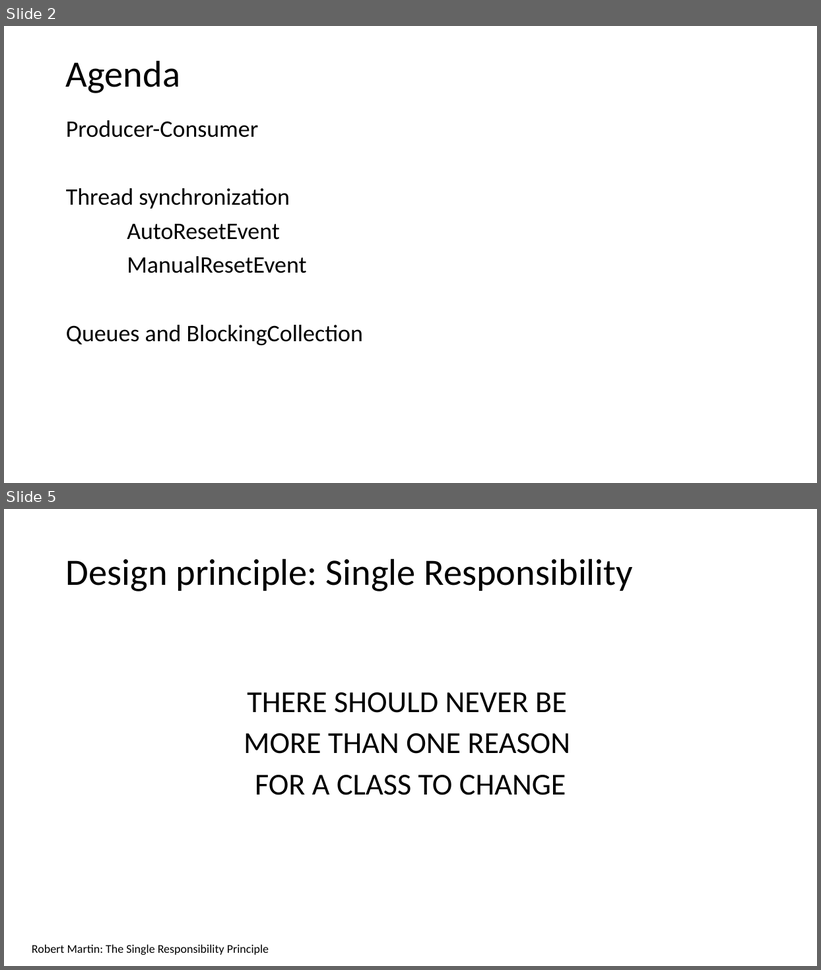
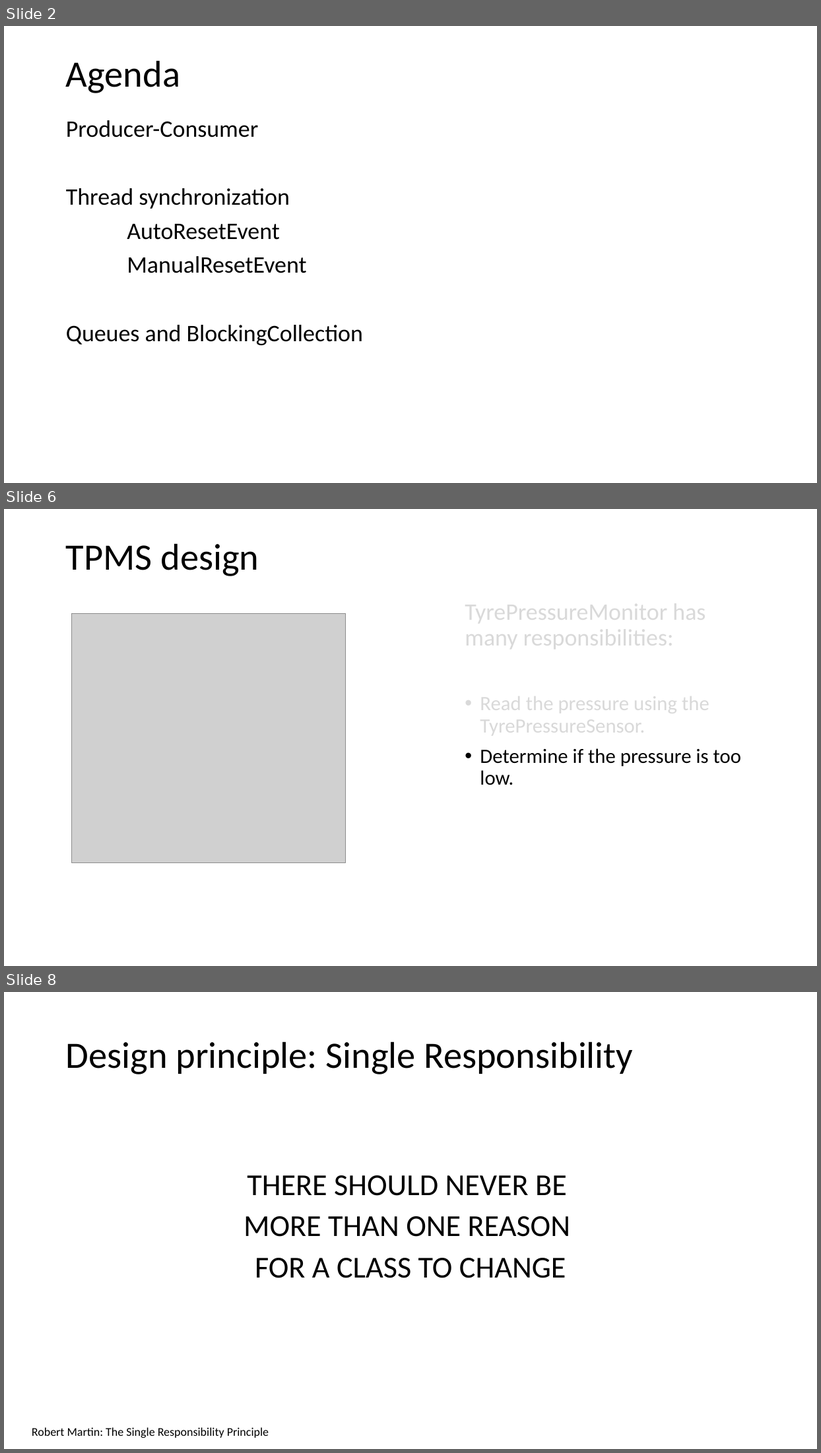
Before and after one commit to codesmurf/st3its3_teaching, a slide deck: 08 Thread Synchronization 2/Thread Synchronization pt 2.pptx. Shown one above the other, each under a label of ours: slides 2 and 5 before the commit, slides 2, 6 and 8 after it; the slides between them are not shown. The pictures are 821x970 and 821x1453 pixels, drawn with LibreOffice and Linux fonts; fonts in the diff are those of the drawing; grey boxes stand for pictures. Boxes give left, top, right and bottom in pixels: in the first picture for what was removed or moved away, otherwise in the second. Text is boxed around its words. In the diff, an @@ line names an element or a change of style, - is before the commit and + after.

```diff
--- a/08 Thread Synchronization 2/Thread Synchronization pt 2.pptx
+++ b/08 Thread Synchronization 2/Thread Synchronization pt 2.pptx
@@ slide 6 added at <box>4,509,817,966</box>, background #FFFFFF @@
@@ title added at <box>66,543,259,576</box>, 44 pt, text #000000 @@
+TPMS design
@@ text added at <box>465,597,742,786</box>, 24 pt, text #D9D9D9 @@
+TyrePressureMonitor has many responsibilities:
+• Read the pressure using the TyrePressureSensor.
+• Determine if the pressure is too low.
@@ picture added at <box>72,613,346,863</box> @@
@@ what was slide 5 is now slide 8 @@
```
Also in this commit, not shown: 14 slides changed, 18 other slides added, 1 other file.
